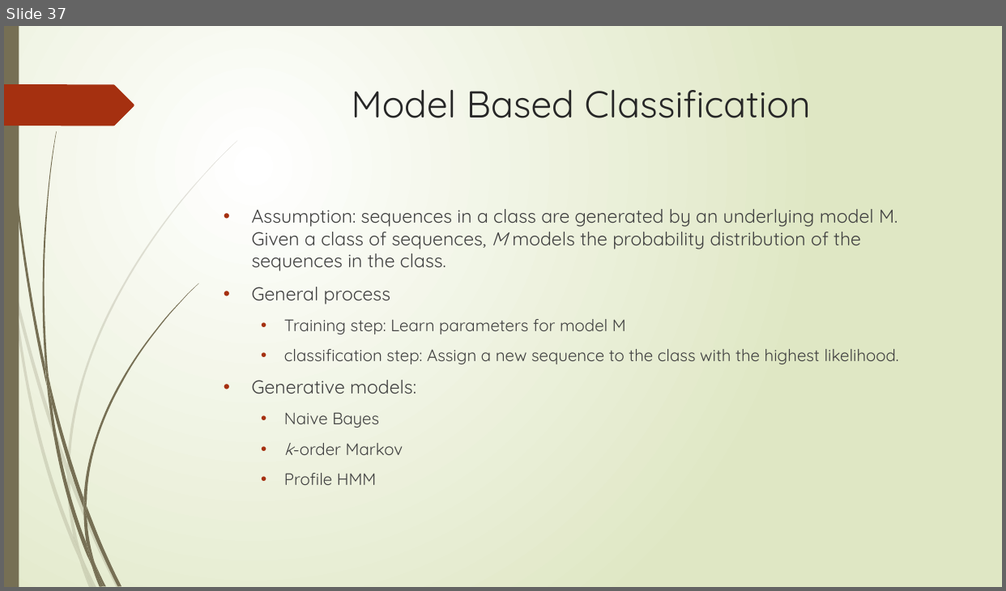
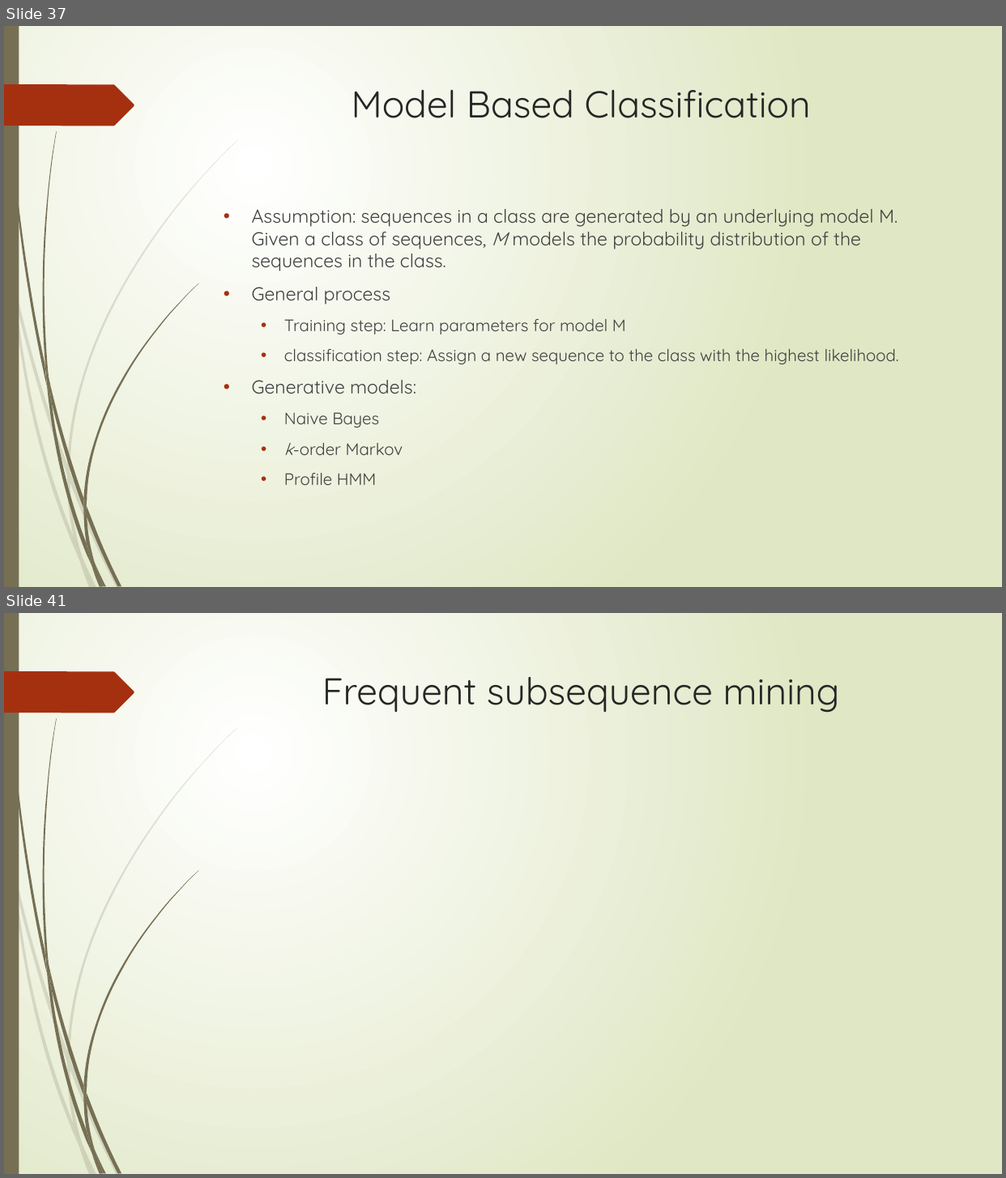
Before and after one commit to zixiaojindao/time-series-survey, a slide deck: slide/tsdm.pptx. Shown one above the other, each under a label of ours: slide 37 before the commit, slides 37 and 41 after it; the slides between them are not shown. The pictures are 1006x591 and 1006x1178 pixels, drawn with LibreOffice and Linux fonts; fonts in the diff are those of the drawing; grey boxes stand for pictures. Boxes give left, top, right and bottom in pixels: in the first picture for what was removed or moved away, otherwise in the second. Text is boxed around its words. In the diff, an @@ line names an element or a change of style, - is before the commit and + after.

```diff
--- a/slide/tsdm.pptx
+++ b/slide/tsdm.pptx
@@ slide 41 added at bbox=[4, 613, 1002, 1174], background gradient #FFFFFF to #DFE8C4; not listed: 24 template elements that a slide beside it also shows @@
@@ title added at bbox=[322, 677, 840, 713], 36 pt, text #262626 @@
+Frequent subsequence mining
```
Also in this commit, not shown: 3 other slides added.
